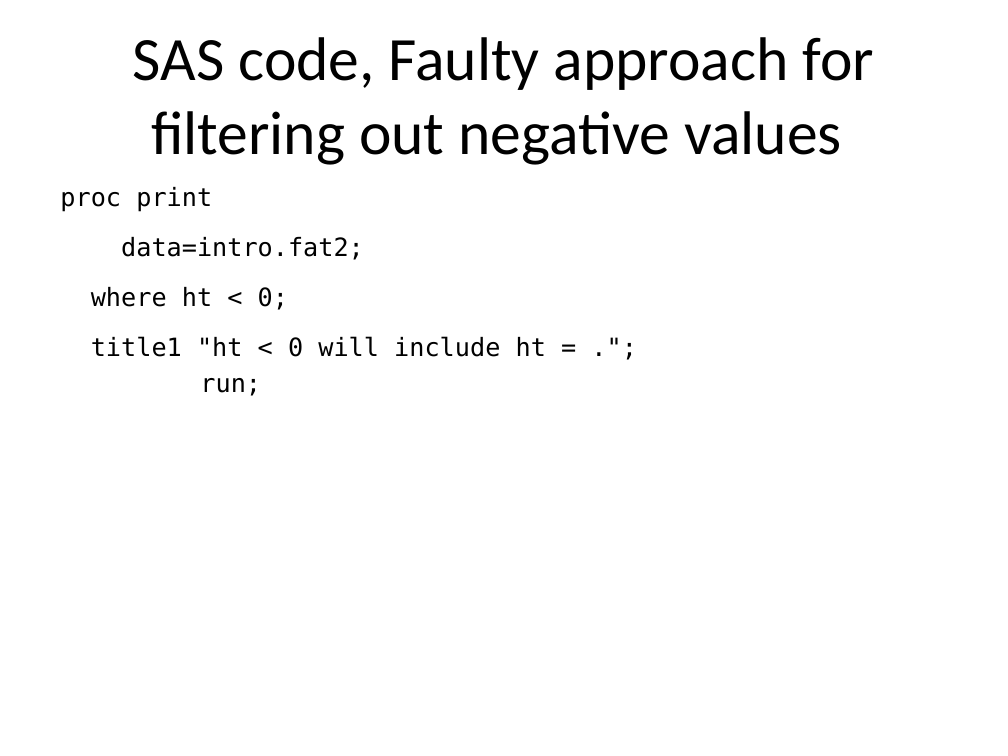
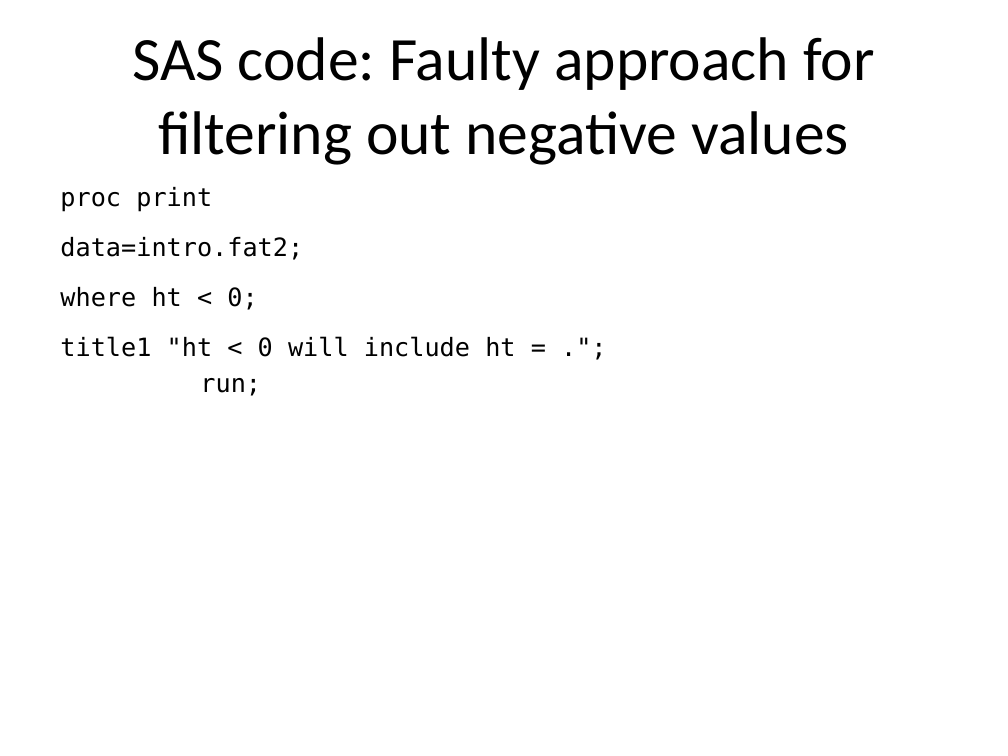
Before and after one commit to pmean/introduction-to-SAS, a slide deck: slide 28 of results/5507-02-simon-slides-and-speaker-notes.pptx (slide 26 before the commit). Drawn at 1008x756 pixels with LibreOffice and Linux fonts; fonts in the diff are those of the drawing. Boxes give left, top, right and bottom in pixels: in the first picture for what was removed or moved away, otherwise in the second. Text is boxed around its words. In the diff, an @@ line names an element or a change of style, - is before the commit and + after.

```diff
--- a/results/5507-02-simon-slides-and-speaker-notes.pptx
+++ b/results/5507-02-simon-slides-and-speaker-notes.pptx
@@ title at (132,37,874,165): text changed @@
-SAS code, Faulty approach for filtering out negative values
+SAS code: Faulty approach for filtering out negative values
@@ text "proc print data=intro.fat2; where ht ..." rewrapped from (60,187,546,396) to (60,187,515,396) @@
```
Also in this commit, not shown: 38 other slides changed, 3 slides added, 1 slide removed, 4 other files.
